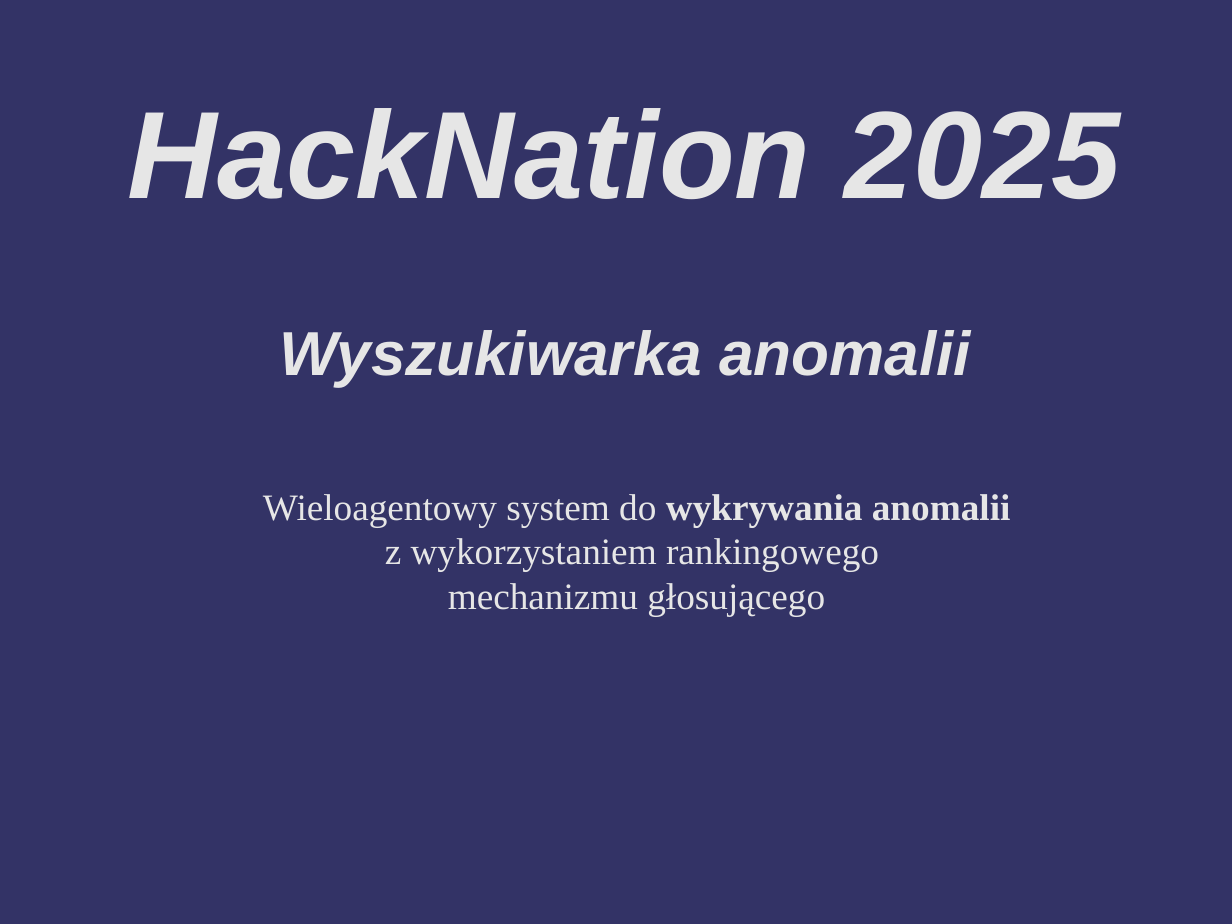
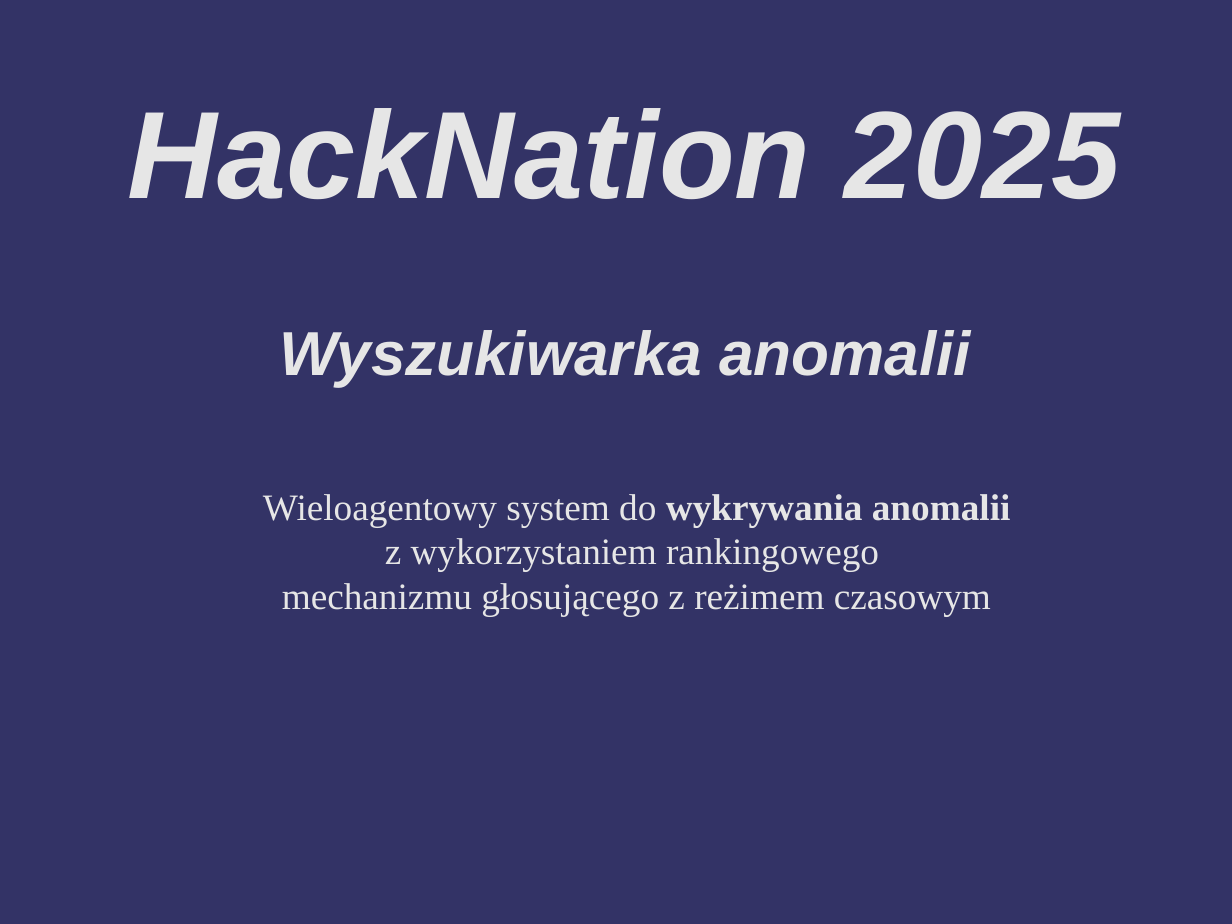
Before and after one commit to barimale/HackNation2025-anomaly-detector, a slide deck: slide 1 of presentation/hackNation2025 - prezentacja - Mateusz Wolnica.odp. Drawn at 1232x924 pixels with LibreOffice and Linux fonts; fonts in the diff are those of the drawing; background and template pictures are left out. Boxes give left, top, right and bottom in pixels: in the first picture for what was removed or moved away, otherwise in the second. Text is boxed around its words. In the diff, an @@ line names an element or a change of style, - is before the commit and + after.

```diff
--- a/presentation/hackNation2025 - prezentacja - Mateusz Wolnica.odp
+++ b/presentation/hackNation2025 - prezentacja - Mateusz Wolnica.odp
@@ subtitle at (x1=282, y1=538, x2=991, y2=616): text changed @@
-z wykorzystaniem rankingowego
-mechanizmu głosującego
+z wykorzystaniem rankingowego
+mechanizmu głosującego z reżimem czasowym
```
Also in this commit, not shown: 2 other slides changed, 4 slides added, 13 slides removed, 26 other files.
